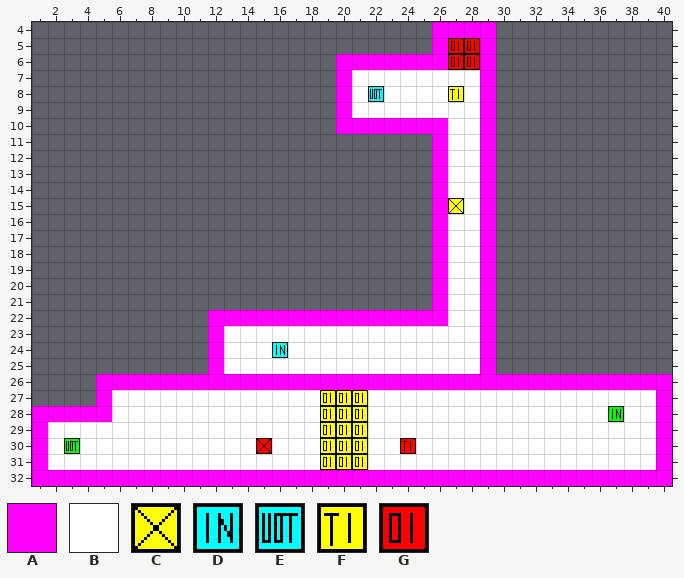
A Tiled map gets an edit: maps/level4.tmx. Above is the file before it was changed.
Cells are 16x16 px. Shown: x 1..40, y 4..32.
Key: from "coop": A 0, B 1, C 7, D 8, E 9, F 14, G 40.
_ is an empty cell, # one hidden under a higher layer.
Layers that did not change in this view are not listed.
Layer "Tile Layer 1" before, first column x 1:
 4 _________________________AAAA___________
 5 _________________________AGGA___________
 6 ___________________AAAAAAAGGA___________
 7 ___________________ABBBBBBBBA___________
 8 ___________________ABEBBBBFBA___________
 9 ___________________ABBBBBBBBA___________
10 ___________________AAAAAAABBA___________
11 _________________________ABBA___________
12 _________________________ABBA___________
13 _________________________ABBA___________
14 _________________________ABBA___________
15 _________________________ACBA___________
16 _________________________ABBA___________
17 _________________________ABBA___________
18 _________________________ABBA___________
19 _________________________ABBA___________
20 _________________________ABBA___________
21 _________________________ABBA___________
22 ___________AAAAAAAAAAAAAAABBA___________
23 ___________ABBBBBBBBBBBBBBBBA___________
24 ___________ABBBDBBBBBBBBBBBBA___________
25 ___________ABBBBBBBBBBBBBBBBA___________
26 ___________##################___________
27 ________________________________________
28 ________________________________________
29 ________________________________________
30 ________________________________________
31 ________________________________________
32 ________________________________________
And afterwards:
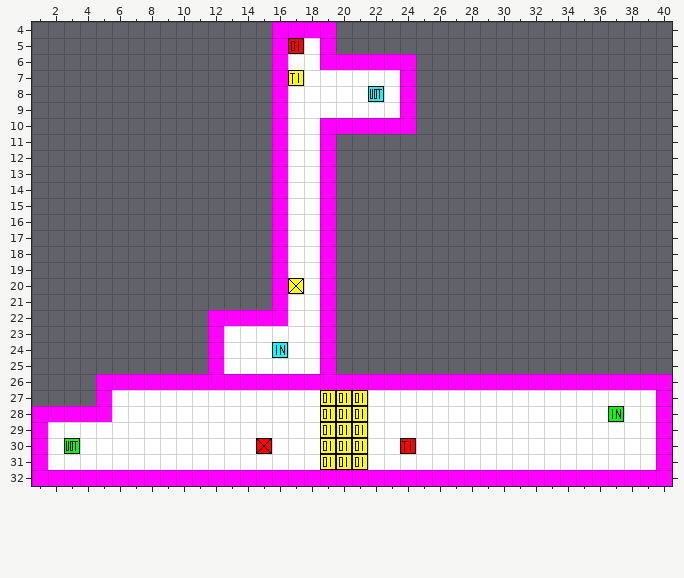
Changes in this commit:
Layer "Tile Layer 1":
y 4: x 16..19 ____ -> AAAA; x 26..29 AAAA -> ____
y 5: x 16..19 ____ -> AGBA; x 26..29 AGGA -> ____
y 6: x 16..19 ____ -> ABBA; x 25..29 AAGGA -> _____
y 7: x 16..20 ____A -> AFBBB; x 24..29 BBBBBA -> A_____
y 8: x 16..20 ____A -> ABBBB; x 24..29 BBBFBA -> A_____
y 9: x 16..20 ____A -> ABBBB; x 24..29 BBBBBA -> A_____
y 10: x 16..19 ____ -> ABBA; x 25..29 AABBA -> _____
y 11..14: x 16..19 ____ -> ABBA; x 26..29 ABBA -> ____
y 15: x 16..19 ____ -> ABBA; x 26..29 ACBA -> ____
y 16..19: x 16..19 ____ -> ABBA; x 26..29 ABBA -> ____
y 20: x 16..19 ____ -> ACBA; x 26..29 ABBA -> ____
y 21: x 16..19 ____ -> ABBA; x 26..29 ABBA -> ____
y 22: x 17..18 AA -> BB; x 20..29 AAAAAAABBA -> __________
y 23..25: x 19..29 BBBBBBBBBBA -> A__________
